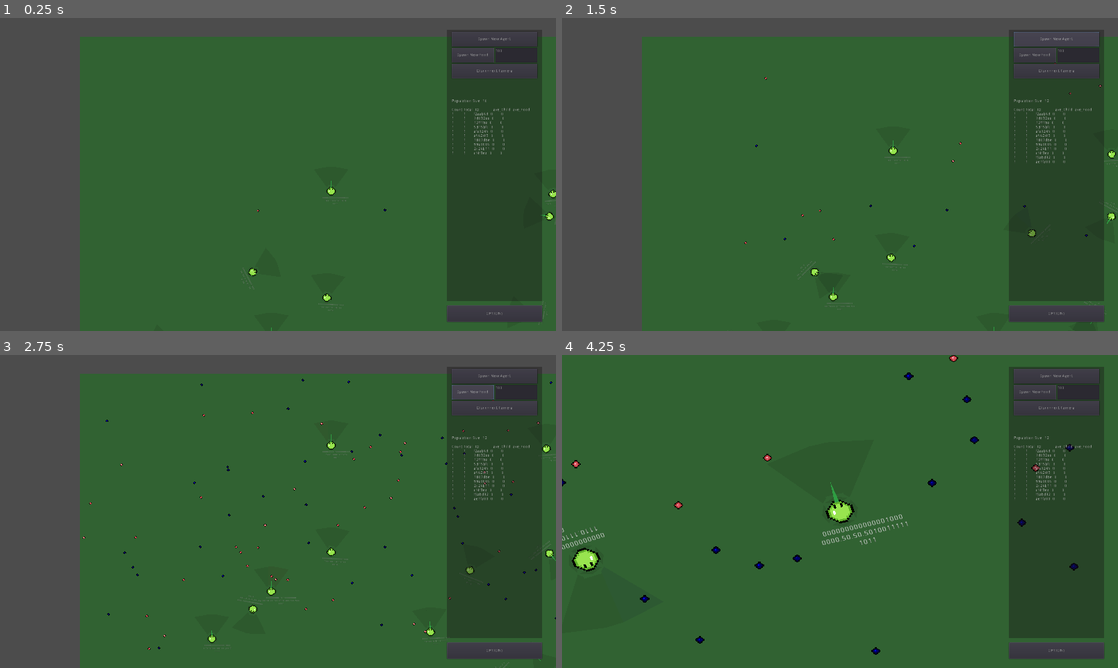
Above: before the commit, frames 1-4 (two rows, left to right).
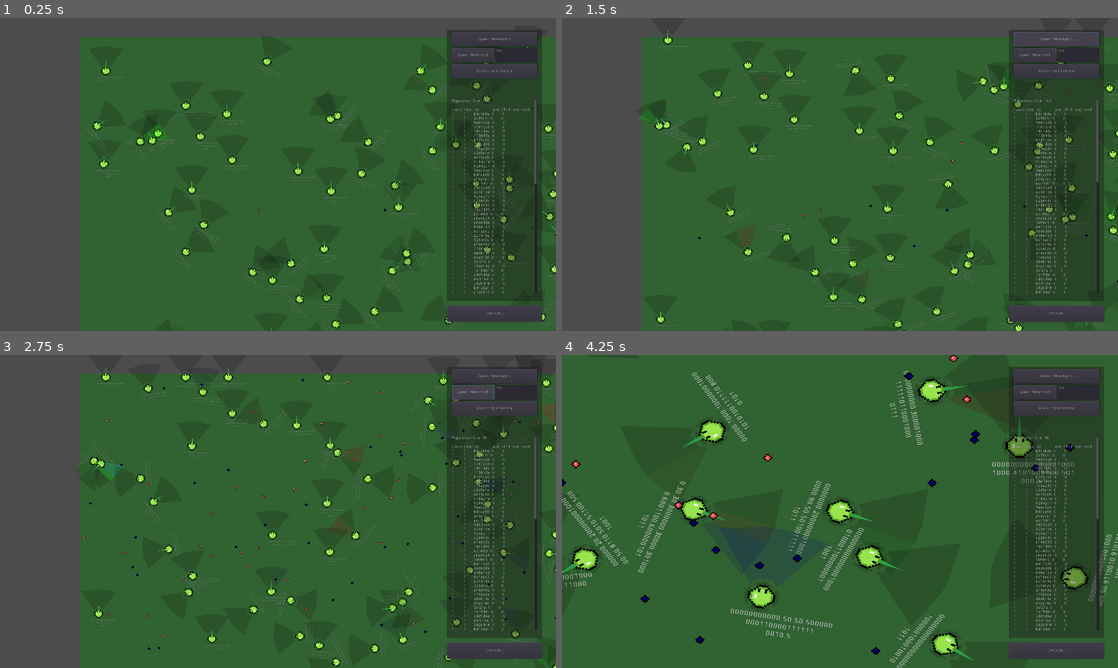
Above: after the commit, the same moments.

Repository: VincentRagusa/AntFarm
Game: Godot game, scene res://World.tscn
Two runs of this game, one before a commit and one after it. Both use one fixed random seed, a clock stepped at 60 frames per second and the inputs below.
Inputs (mouse positions are in pixels of both pictures, inside the frame that each line leads up to):
- Up to frame 1 (0.25 s): no input
- Up to frame 2 (1.5 s): click "Spawn New Agent" at 0.5 s; click "Spawn New Agent" at 1.25 s
- Up to frame 3 (2.75 s): click "Spawn New Food" at 2 s
- Up to frame 4 (4.25 s): click "Spawn New Food" at 2.75 s; click (1112, 552) at 3.52 s

The runs differ from the first frame. In frame 1, 3.4% of the frame differs, in the area x 15-100%, y 9-100%; in frame 2, 3.4%; in frame 3, 3.8%; in frame 4, 8.0%, in the area x 0-100%, y 5-100%.

Commit message:
bugfixes and tweaks

Diff:
--- a/Agent.gd
+++ b/Agent.gd
@@ -3,7 +3,7 @@
 
 # Declare member variables here. Examples:
 var MAX_SPEED:float = 200
-var ROTATION_SPEED:float = 6
+var ROTATION_SPEED:float = 4
 var ACCELERATION:float = 400
 var motion:Vector2 = Vector2.ZERO
 
@@ -197,7 +197,7 @@
 		if body.foodColor == "Red":
 			sees_food_red_C += 1
 			debugConeCenter.color.r = min(sees_food_red_C/intensity,1.0)
-		else:
+		if body.foodColor == "Blue":
 			sees_food_blue_C += 1
 			debugConeCenter.color.b = min(sees_food_blue_C/intensity,1.0)
 
@@ -209,7 +209,7 @@
 		if body.foodColor == "Red":
 			sees_food_red_C -= 1
 			debugConeCenter.color.r = min(sees_food_red_C/intensity,1.0)
-		else:
+		if body.foodColor == "Blue":
 			sees_food_blue_C -= 1
 			debugConeCenter.color.b = min(sees_food_blue_C/intensity,1.0)
 
@@ -232,7 +232,7 @@
 		if body.foodColor == "Red":
 			sees_food_red_L += 1
 			debugConePL.color.r = min(sees_food_red_L/intensity,1.0)
-		else:
+		if body.foodColor == "Blue":
 			sees_food_blue_L += 1
 			debugConePL.color.b = min(sees_food_blue_L/intensity,1.0)
 
@@ -245,7 +245,7 @@
 		if body.foodColor == "Red":
 			sees_food_red_L -= 1
 			debugConePL.color.r = min(sees_food_red_L/intensity,1.0)
-		else:
+		if body.foodColor == "Blue":
 			sees_food_blue_L -= 1
 			debugConePL.color.b = min(sees_food_blue_L/intensity,1.0)
 
@@ -258,7 +258,7 @@
 		if body.foodColor == "Red":
 			sees_food_red_R += 1
 			debugConePR.color.r = min(sees_food_red_R/intensity,1.0)
-		else:
+		if body.foodColor == "Blue":
 			sees_food_blue_R += 1
 			debugConePR.color.b = min(sees_food_blue_R/intensity,1.0)
 
@@ -271,7 +271,7 @@
 		if body.foodColor == "Red":
 			sees_food_red_R -= 1
 			debugConePR.color.r = min(sees_food_red_R/intensity,1.0)
-		else:
+		if body.foodColor == "Blue":
 			sees_food_blue_R -= 1
 			debugConePR.color.b = min(sees_food_blue_R/intensity,1.0)
 
--- a/Agent.tscn
+++ b/Agent.tscn
@@ -87,40 +87,40 @@
 [node name="PL" type="Polygon2D" parent="debugVisionCones"]
 position = Vector2( -328, -41.4118 )
 scale = Vector2( 0.852, 0.470588 )
-color = Color( 0, 0, 0, 0.0980392 )
+color = Color( 0, 0, 0, 0.156863 )
 offset = Vector2( 384.977, 104 )
 polygon = PoolVector2Array( -112.676, -288, -18.7798, -322, -18.7798, -83.9999, -28.1695, -66.9999 )
 
 [node name="PR" type="Polygon2D" parent="debugVisionCones"]
 position = Vector2( 0, 7.52942 )
 scale = Vector2( 1, 0.470588 )
-color = Color( 0, 0, 0, 0.0980392 )
+color = Color( 0, 0, 0, 0.156863 )
 polygon = PoolVector2Array( 16, -322, 16, -84.0001, 24, -67, 96, -288 )
 
 [node name="Center" type="Polygon2D" parent="debugVisionCones"]
 position = Vector2( -9.53674e-07, -26.1818 )
 scale = Vector2( 0.5, 0.409091 )
-color = Color( 0, 0, 0, 0.0980392 )
+color = Color( 0, 0, 0, 0.156863 )
 polygon = PoolVector2Array( -32, -288, -32, -24, 32, -24, 32, -288 )
 
 [node name="Touch_N" type="Polygon2D" parent="debugVisionCones"]
 position = Vector2( 0, 32 )
-color = Color( 0, 0, 0, 0.0980392 )
+color = Color( 0, 0, 0, 0.156863 )
 polygon = PoolVector2Array( 0, -48, -20, -56, 0, -64, 20, -56 )
 
 [node name="Touch_E" type="Polygon2D" parent="debugVisionCones"]
 position = Vector2( 24, 16 )
-color = Color( 0, 0, 0, 0.0980392 )
+color = Color( 0, 0, 0, 0.156863 )
 polygon = PoolVector2Array( 0, -36, -8, -16, 0, 4, 8, -16 )
 
 [node name="Touch_S" type="Polygon2D" parent="debugVisionCones"]
 position = Vector2( 0, 48 )
-color = Color( 0, 0, 0, 0.0980392 )
+color = Color( 0, 0, 0, 0.156863 )
 polygon = PoolVector2Array( 0, -32, -20, -24, 0, -16, 20, -24 )
 
 [node name="Touch_W" type="Polygon2D" parent="debugVisionCones"]
 position = Vector2( -48, 0 )
-color = Color( 0, 0, 0, 0.0980392 )
+color = Color( 0, 0, 0, 0.156863 )
 polygon = PoolVector2Array( 16, 0, 24, 20, 32, 0, 24, -20 )
 
 [node name="debugBrainVis" type="Node2D" parent="."]
--- a/AgentManager.gd
+++ b/AgentManager.gd
@@ -100,7 +100,7 @@
 # Called every frame. 'delta' is the elapsed time since the previous frame.
 func _process(_delta):
 	if popCount < 1:
-		for _i in range(10):
+		for _i in range(100):
 			var pos:Vector2 = Vector2(rng.randi_range(64, 3840-64),rng.randi_range(64, 2160-64))
 			handle_agent_spawn(pos)
 	var result:String = "Population Size: " + str(popCount) + "\n\nCount Total  ID            ave_Child  ave_Food\n"
--- a/Food.gd
+++ b/Food.gd
@@ -5,15 +5,15 @@
 var food_level:int = 5
 var food_onHit:int = 5
 var foodColor:String = "None"
-var switchCost:int = 8
+var switchCost:int = 2
 # Called when the node enters the scene tree for the first time.
 #func _ready():
 #	pass # Replace with function body.
 
 
 # Called every frame. 'delta' is the elapsed time since the previous frame.
-func _process(delta):
-	pass
+#func _process(delta):
+#	pass
 
 
 func _on_Area2D_body_entered(body):
--- a/FoodManager.tscn
+++ b/FoodManager.tscn
@@ -6,4 +6,4 @@
 [node name="FoodManager" type="Node2D"]
 script = ExtResource( 1 )
 Food = ExtResource( 2 )
-spawnDelay = 0.05
+spawnDelay = 0.04
